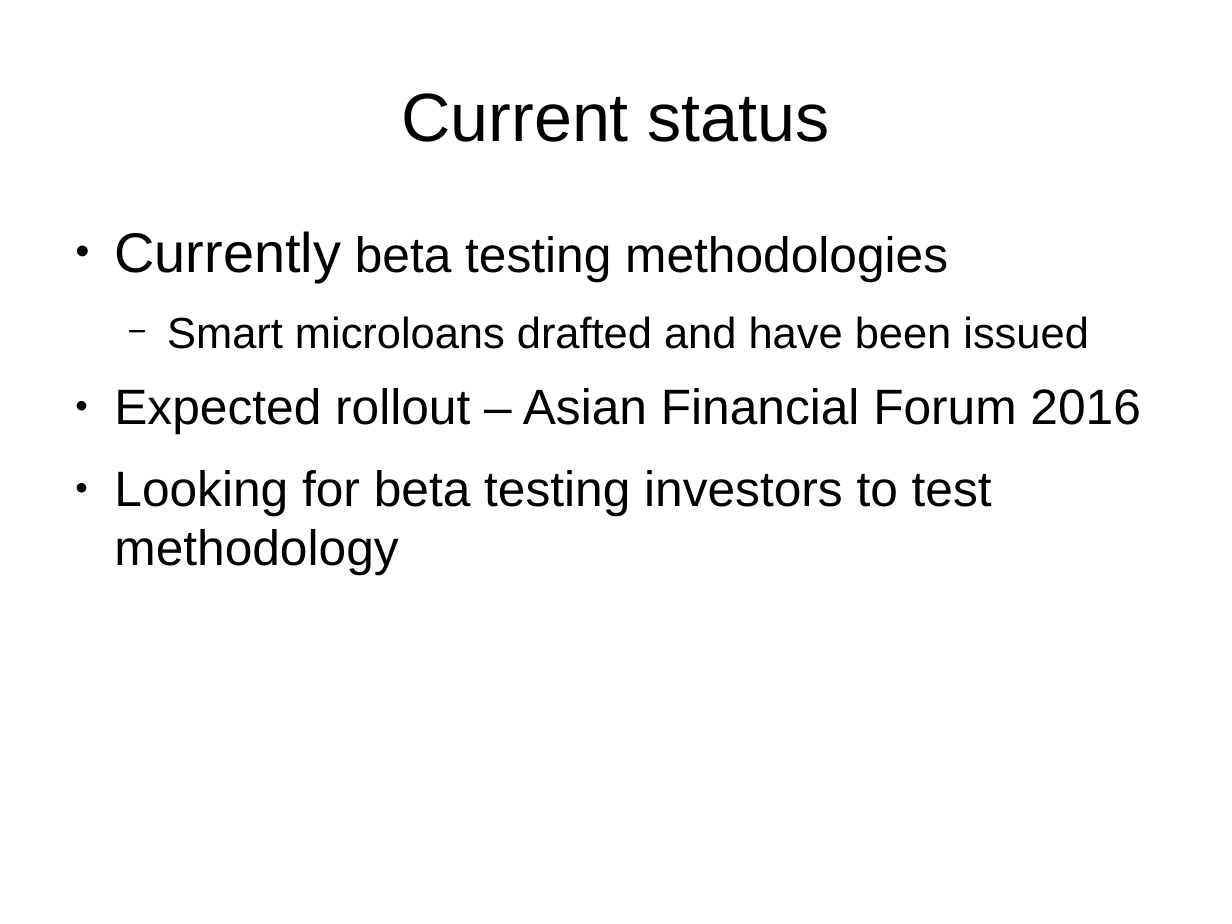
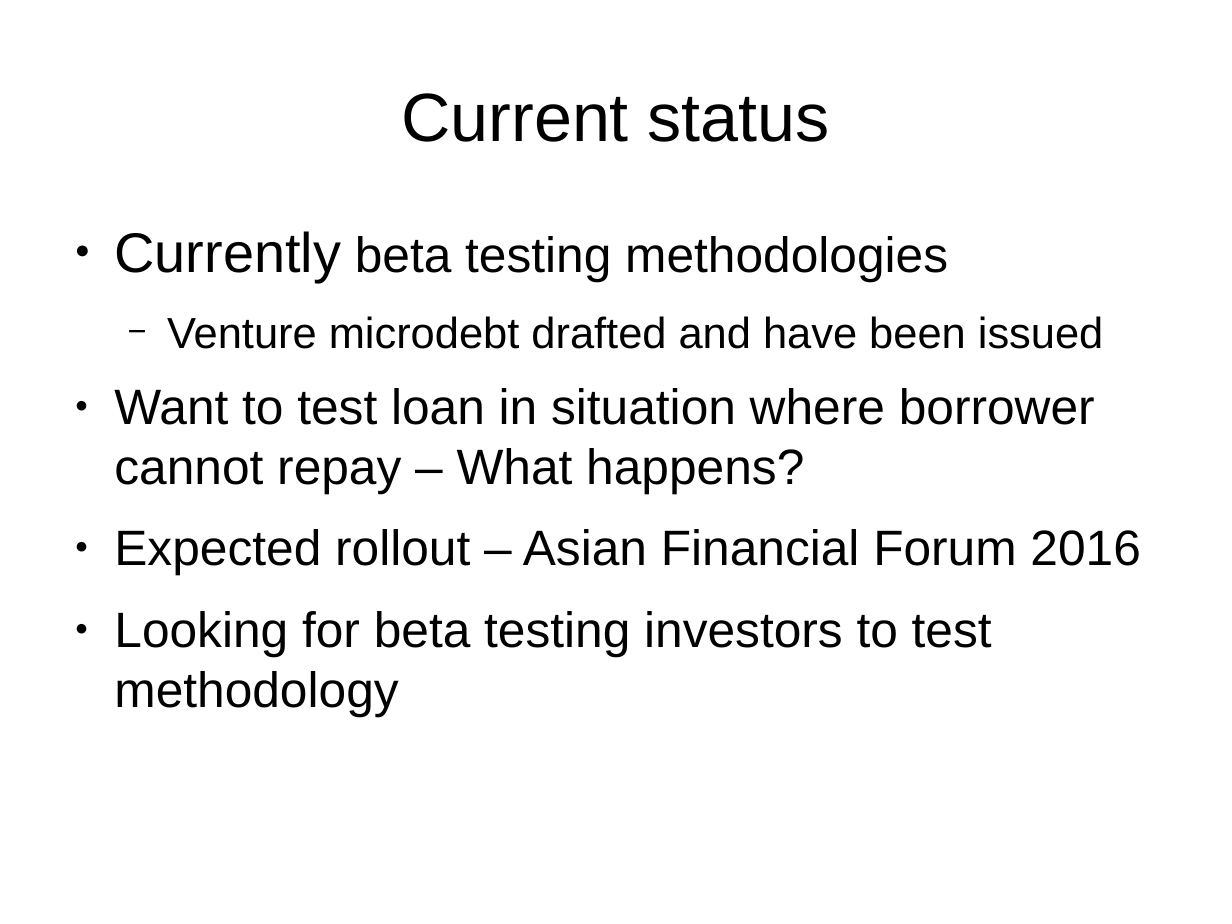
Before and after one commit to joequant/bitquant, a slide deck: slide 19 of pitchdecks/smartmicroloanshk.odp (slide 15 before the commit). Drawn at 1232x924 pixels with LibreOffice and Linux fonts; fonts in the diff are those of the drawing. Boxes give left, top, right and bottom in pixels: in the first picture for what was removed or moved away, otherwise in the second. Text is boxed around its words. In the diff, an @@ line names an element or a change of style, - is before the commit and + after.

Commit message:
add microloan

```diff
--- a/pitchdecks/smartmicroloanshk.odp
+++ b/pitchdecks/smartmicroloanshk.odp
@@ text at <box>114,316,1103,493</box>: text changed; size 28 to 32 pt @@
-  − Smart microloans drafted and have been issued
+  − Venture microdebt drafted and have been issued
+● Want to test loan in situation where borrower cannot repay – What happens?
```
Also in this commit, not shown: 6 other slides changed, 6 slides added, 1 slide removed, 1 other file.
